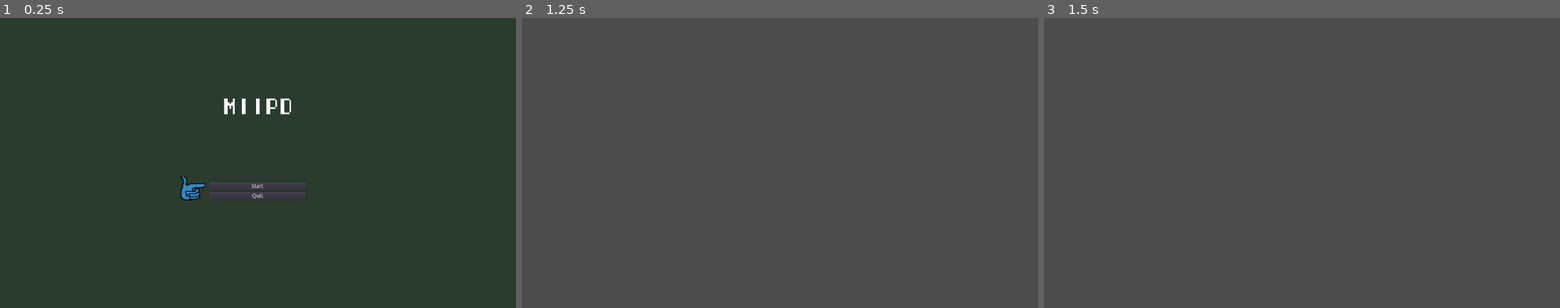
Above: before the commit, frames 1-3 (left to right).
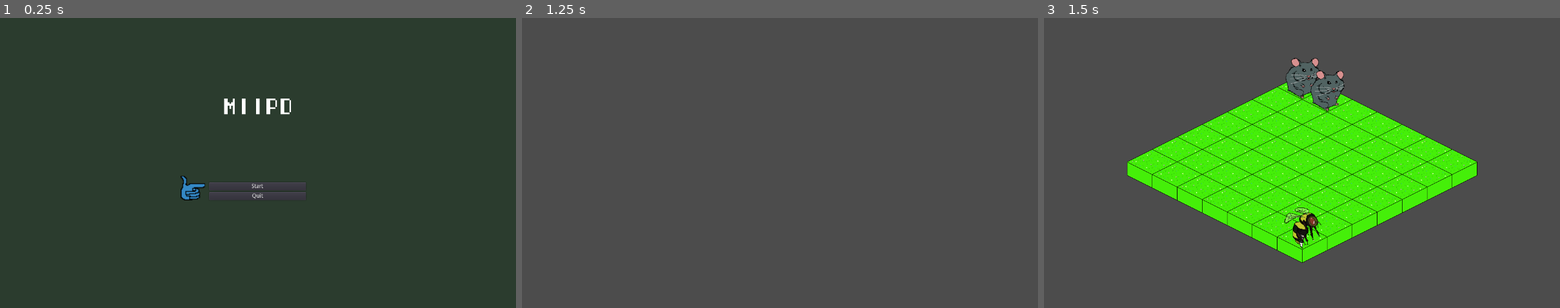
Above: after the commit, the same moments.

Repository: miishin/miipd
Game: Godot game, scene res://assets/scenes/main_menu.tscn
Same seed, same stepped clock (60 frames per second), same inputs: the game is played once before the commit and once after it.
Inputs (mouse positions are in pixels of both pictures, inside the frame that each line leads up to):
- Up to frame 1 (0.25 s): no input
- Up to frame 2 (1.25 s): click "Start" at 0.5 s
- Up to frame 3 (1.5 s): tap Enter at 1.25 s; move the mouse to (1415, 148) at 1.27 s; hold Right (ui_right) from 1.28 s (still down); hold Space (ui_select) from 1.28 s (still down); click (1415, 148) at 1.42 s

Frames 1-2 are identical in both runs. In frame 3, 24% of the frame differs, in the area x 16-84%, y 13-85%.

Commit message:
Units must be moved in order of their speed (#18)
* access first stage from character select screen

* add turn order, combine manager and game window

* change git attributes

* add gutconfig for running tests in vscode

* update turn queue properly

Diff:
--- a/assets/scenes/game.tscn
+++ b/assets/scenes/game.tscn
@@ -1,6 +1,132 @@
-[gd_scene load_steps=2 format=2]
+[gd_scene load_steps=4 format=2]
 
 [ext_resource path="res://assets/scripts/manager.gd" type="Script" id=1]
+[ext_resource path="res://assets/scenes/cursor_menu.tscn" type="PackedScene" id=2]
+[ext_resource path="res://assets/graphics/sprites/cursor.png" type="Texture" id=3]
 
 [node name="Node2D" type="Node2D"]
+position = Vector2( 640, 0 )
 script = ExtResource( 1 )
+
+[node name="Menu" parent="." instance=ExtResource( 2 )]
+visible = false
+margin_left = -632.0
+margin_top = 16.0
+margin_right = -632.0
+margin_bottom = 16.0
+
+[node name="Move" type="Button" parent="Menu"]
+margin_left = 80.0
+margin_top = 8.0
+margin_right = 256.0
+margin_bottom = 28.0
+text = "Move"
+__meta__ = {
+"_edit_use_anchors_": false
+}
+
+[node name="Fight" type="Button" parent="Menu"]
+margin_left = 80.0
+margin_top = 28.0
+margin_right = 256.0
+margin_bottom = 48.0
+text = "Fight"
+__meta__ = {
+"_edit_use_anchors_": false
+}
+
+[node name="Cursor" type="Sprite" parent="."]
+visible = false
+rotation = 1.56742
+scale = Vector2( 2, 2 )
+z_index = 3
+texture = ExtResource( 3 )
+
+[node name="HUD" type="Panel" parent="."]
+visible = false
+margin_left = -624.0
+margin_top = 616.0
+margin_right = -560.0
+margin_bottom = 696.0
+__meta__ = {
+"_edit_use_anchors_": false
+}
+
+[node name="Stats" type="GridContainer" parent="HUD"]
+margin_left = 8.0
+margin_top = 8.0
+margin_right = 48.0
+margin_bottom = 58.0
+columns = 2
+__meta__ = {
+"_edit_use_anchors_": false
+}
+
+[node name="HP" type="Label" parent="HUD/Stats"]
+margin_right = 32.0
+margin_bottom = 14.0
+text = "HP:"
+
+[node name="HPVal" type="Label" parent="HUD/Stats"]
+margin_left = 36.0
+margin_right = 44.0
+margin_bottom = 14.0
+text = "0"
+
+[node name="ATK" type="Label" parent="HUD/Stats"]
+margin_top = 18.0
+margin_right = 32.0
+margin_bottom = 32.0
+text = "ATK:"
+__meta__ = {
+"_edit_use_anchors_": false
+}
+
+[node name="ATKVal" type="Label" parent="HUD/Stats"]
+margin_left = 36.0
+margin_top = 18.0
+margin_right = 44.0
+margin_bottom = 32.0
+text = "0"
+
+[node name="DEF" type="Label" parent="HUD/Stats"]
+margin_top = 36.0
+margin_right = 32.0
+margin_bottom = 50.0
+text = "DEF: "
+__meta__ = {
+"_edit_use_anchors_": false
+}
+
+[node name="DEFVal" type="Label" parent="HUD/Stats"]
+margin_left = 36.0
+margin_top = 36.0
+margin_right = 44.0
+margin_bottom = 50.0
+text = "0"
+
+[node name="SPD" type="Label" parent="HUD/Stats"]
+margin_top = 54.0
+margin_right = 32.0
+margin_bottom = 68.0
+text = "SPD:"
+
+[node name="SPDVal" type="Label" parent="HUD/Stats"]
+margin_left = 36.0
+margin_top = 54.0
+margin_right = 44.0
+margin_bottom = 68.0
+text = "0"
+
+[node name="HBoxContainer" type="HBoxContainer" parent="."]
+margin_left = -416.363
+margin_top = 642.0
+margin_right = 399.637
+margin_bottom = 696.0
+__meta__ = {
+"_edit_use_anchors_": false
+}
+[connection signal="fight" from="." to="." method="fight"]
+[connection signal="move" from="." to="." method="move"]
+[connection signal="button_down" from="Menu/Move" to="." method="_on_move_button_down"]
+[connection signal="button_down" from="Menu/Fight" to="." method="_on_fight_button_down"]
--- a/assets/scenes/game_window.tscn
+++ /dev/null
@@ -1,110 +0,0 @@
-[gd_scene load_steps=4 format=2]
-
-[ext_resource path="res://assets/scripts/game_window.gd" type="Script" id=1]
-[ext_resource path="res://assets/scenes/cursor_menu.tscn" type="PackedScene" id=4]
-[ext_resource path="res://assets/graphics/sprites/cursor.png" type="Texture" id=6]
-
-[node name="Node2D" type="Node2D"]
-position = Vector2( 640, 0 )
-script = ExtResource( 1 )
-
-[node name="Menu" parent="." instance=ExtResource( 4 )]
-visible = false
-margin_left = -632.0
-margin_top = 16.0
-margin_right = -632.0
-margin_bottom = 16.0
-
-[node name="Move" type="Button" parent="Menu"]
-margin_left = 80.0
-margin_top = 8.0
-margin_right = 256.0
-margin_bottom = 28.0
-text = "Move"
-__meta__ = {
-"_edit_use_anchors_": false
-}
-
-[node name="Fight" type="Button" parent="Menu"]
-margin_left = 80.0
-margin_top = 28.0
-margin_right = 256.0
-margin_bottom = 48.0
-text = "Fight"
-__meta__ = {
-"_edit_use_anchors_": false
-}
-
-[node name="Cursor" type="Sprite" parent="."]
-visible = false
-rotation = 1.56742
-scale = Vector2( 2, 2 )
-z_index = 3
-texture = ExtResource( 6 )
-
-[node name="HUD" type="Panel" parent="."]
-visible = false
-margin_left = -624.0
-margin_top = 616.0
-margin_right = -560.0
-margin_bottom = 680.0
-__meta__ = {
-"_edit_use_anchors_": false
-}
-
-[node name="Stats" type="GridContainer" parent="HUD"]
-margin_left = 8.0
-margin_top = 8.0
-margin_right = 48.0
-margin_bottom = 58.0
-columns = 2
-__meta__ = {
-"_edit_use_anchors_": false
-}
-
-[node name="HP" type="Label" parent="HUD/Stats"]
-margin_right = 32.0
-margin_bottom = 14.0
-text = "HP:"
-
-[node name="HPVal" type="Label" parent="HUD/Stats"]
-margin_left = 36.0
-margin_right = 44.0
-margin_bottom = 14.0
-text = "0"
-
-[node name="ATK" type="Label" parent="HUD/Stats"]
-margin_top = 18.0
-margin_right = 32.0
-margin_bottom = 32.0
-text = "ATK:"
-__meta__ = {
-"_edit_use_anchors_": false
-}
-
-[node name="ATKVal" type="Label" parent="HUD/Stats"]
-margin_left = 36.0
-margin_top = 18.0
-margin_right = 44.0
-margin_bottom = 32.0
-text = "0"
-
-[node name="DEF" type="Label" parent="HUD/Stats"]
-margin_top = 36.0
-margin_right = 32.0
-margin_bottom = 50.0
-text = "DEF: "
-__meta__ = {
-"_edit_use_anchors_": false
-}
-
-[node name="DEFVal" type="Label" parent="HUD/Stats"]
-margin_left = 36.0
-margin_top = 36.0
-margin_right = 44.0
-margin_bottom = 50.0
-text = "0"
-[connection signal="fight" from="." to="." method="fight"]
-[connection signal="move" from="." to="." method="move"]
-[connection signal="button_down" from="Menu/Move" to="." method="_on_move_button_down"]
-[connection signal="button_down" from="Menu/Fight" to="." method="_on_fight_button_down"]
--- a/assets/scenes/tile.tscn
+++ b/assets/scenes/tile.tscn
@@ -6,6 +6,7 @@
 [ext_resource path="res://assets/graphics/tilesets/tile_highlight.png" type="Texture" id=4]
 
 [sub_resource type="AtlasTexture" id=1]
+flags = 4
 atlas = ExtResource( 3 )
 region = Rect2( 0, 0, 123, 61 )
 
--- a/assets/scripts/board.gd
+++ b/assets/scripts/board.gd
@@ -111,3 +111,6 @@
 		if enemy.occupied_tile == coordinates:
 			return enemy
 	return null
+
+func get_tile(pos: Vector2) -> Tile:
+	return tiles[pos.x][pos.y]
--- a/assets/scripts/character_select.gd
+++ b/assets/scripts/character_select.gd
@@ -1,3 +1,7 @@
 extends Control
 
 var possible_characters
+
+func _input(event : InputEvent):
+	if event.is_action_pressed("ui_accept"):
+		get_tree().change_scene("res://assets/scenes/game.tscn")
--- a/assets/scripts/character_selection_scroll.gd
+++ b/assets/scripts/character_selection_scroll.gd
@@ -7,7 +7,6 @@
 
 func _process(delta : float) -> void:
 	speed = lerp(speed, 0.0, SCROLL_DECCELERATION * delta)
-	$Viewport.get_children()
 
 func _input(event : InputEvent) -> void:
 	if event.is_action("ui_left"):
--- a/assets/scripts/game_window.gd
+++ /dev/null
@@ -1,109 +0,0 @@
-extends Node2D
-class_name GameWindow
-
-var board : Board
-
-var cursor_pos = Vector2(0, 0)
-var unit_pos = Vector2(0, 0)
-var action : bool
-var signal_callback : String
-var current_unit : Unit
-
-signal move
-signal fight
-
-# Initialize window with a board and the player's units
-func init(b: Board, playerunits: Array) -> void:
-	board = b
-	add_child(board)
-	current_unit = playerunits[0]
-	for player in playerunits:
-		add_child(player)
-
-func _input(event: InputEvent) -> void:
-	if $Menu.is_visible():
-		return
-	if action and event.is_action_pressed("ui_accept"):
-		emit_signal(signal_callback)
-		return
-	if event.is_action_pressed("ui_select") and cursor_pos == unit_pos:
-		$Menu.buttons[0].grab_focus()
-		$Menu.current_selection = 0
-		$Menu._move_cursor()
-		$Menu.show()
-		board.hightlight_tiles(board.find_accessible_tiles(
-			board.tiles[cursor_pos.x][cursor_pos.y], current_unit.mov))
-		return
-	if event.is_action_pressed("ui_cancel"):
-		$Menu.hide()
-		return
-
-	var dx = 0
-	var dy = 0
-	if Input.is_action_just_pressed("ui_right"):
-		dx += 1
-	if Input.is_action_just_pressed("ui_left"):
-		dx -= 1
-	if Input.is_action_just_pressed("ui_up"):
-		dy -= 1
-	if Input.is_action_just_pressed("ui_down"):
-		dy += 1
-
-	if (dx != 0 or dy != 0) and not $Cursor.is_visible():
-		place_cursor(true)
-		return
-	board.tiles[cursor_pos.x][cursor_pos.y].deselect()
-	cursor_pos.x = (int(cursor_pos.x) + dx + 7) % 7
-	cursor_pos.y = (int(cursor_pos.y) + dy + 7) % 7
-	place_cursor()
-
-func place_cursor(show = false) -> void:
-	var tile_position = board.convert_coordinate(Vector2(cursor_pos.x, cursor_pos.y))
-	$Cursor.position = Vector2(tile_position[0], tile_position[1])
-	$Cursor.position.y -= 50
-	$Cursor.position.x -= 10
-	board.tiles[cursor_pos.x][cursor_pos.y].select()
-	if show:
-		$Cursor.show()
-	update_hud()
-
-func update_hud() -> void:
-	var unit : Unit
-	unit = board.get_enemy(cursor_pos)
-	if cursor_pos == unit_pos:
-		unit = current_unit
-	if not unit:
-		$HUD.hide()
-		return
-
-	$HUD/Stats/ATKVal.text = str(unit.atk)
-	$HUD/Stats/HPVal.text = str(unit.hp)
-	$HUD/Stats/DEFVal.text = str(unit.def)
-	$HUD.show()
-
-func _on_move_button_down() -> void:
-	action = true
-	signal_callback = "move"
-	$Menu.hide()
-
-func move() -> void:
-	if not board.tiles[cursor_pos.x][cursor_pos.y].is_highlighted():
-		return
-	var tile_path = board._pathfinder(board.tiles[unit_pos.x][unit_pos.y],
-		board.tiles[cursor_pos.x][cursor_pos.y], current_unit.mov)
-	tile_path = tile_path.slice(1, len(tile_path) - 1)
-	board.unhighlight_tiles(board.find_accessible_tiles(board.tiles[unit_pos.x][unit_pos.y], current_unit.mov))
-	current_unit.move_path(board.tile_coordinates(tile_path))
-	unit_pos = cursor_pos
-	action = false
-
-func _on_fight_button_down() -> void:
-	action = true
-	signal_callback = "fight"
-	$Menu.hide()
-
-func fight() -> void:
-	var enemy = board.get_enemy(cursor_pos)
-	if enemy:
-		current_unit.fight(enemy)
-		action = false
--- a/assets/scripts/main_menu.gd
+++ b/assets/scripts/main_menu.gd
@@ -2,6 +2,7 @@
 
 
 func _ready():
+	randomize()
 	pass
 
 func _on_quit_pressed():
--- a/assets/scripts/manager.gd
+++ b/assets/scripts/manager.gd
@@ -1,24 +1,168 @@
 extends Node2D
+class_name GameWindow
 
-const game_window = preload("res://assets/scenes/game_window.tscn")
 const hamster = preload("res://assets/scenes/units/hamster.tscn")
 
-var window
-var player_units
-var stage_number
+var board : Board
+
+var action          : bool
+var player_turn     : bool
+var stage_number    : int
+var all_units       : Array
+var turn_queue      : Array
+var player_units    : Array
+var signal_callback : String
+var current_unit    : Unit
+
+var cursor_pos = Vector2(0, 0)
+
+signal move
+signal fight
 
 # Called when the node enters the scene tree for the first time.
 func _ready() -> void:
-	init([hamster.instance()])
+	init([hamster.instance(), hamster.instance()])
 
-func init(player_units: Array) -> void:
+func set_coordinates(b : Board, units : Array) -> void:
+	var i = 0
+	for p in units:
+		var t = Vector2(i, 0)
+		p.position = b.convert_coordinate(t)
+		p.occupied_tile = t
+		i += 1
+
+func init_units() -> void:
+	all_units = []
+	turn_queue = []
+	for unit in player_units:
+		all_units.append(unit)
+		turn_queue.append(unit)
+	for unit in board.enemy_units:
+		all_units.append(unit)
+		turn_queue.append(unit)
+	turn_queue.sort_custom(self, "spd_comparator")
+
+func spd_comparator(unit1 : Unit, unit2 : Unit) -> int:
+	return unit1.spd > unit2.spd
+
+# Initialize window with a board and the player's units
+func init(units: Array) -> void:
 	stage_number = 0
-	var board = Board.new(7, 7)
-	set_coordinates(board, player_units)
-	window = game_window.instance()
-	window.init(board, player_units)
-	add_child(window)
+	board = Board.new(7, 7)
+	player_units = units
 
-func set_coordinates(b : Board, player_units: Array) -> void:
-	for p in player_units:
-		p.position = b.convert_coordinate(Vector2(0, 0))
+	set_coordinates(board, units)
+	add_child(board)
+
+	for unit in units:
+		add_child(unit)
+	init_units()
+	current_unit = turn_queue[0]
+	if current_unit in player_units:
+		player_turn = true
+
+func _input(event: InputEvent) -> void:
+	if !player_turn:
+		return
+	if $Menu.is_visible():
+		return
+	if action and event.is_action_pressed("ui_accept"):
+		perform_action()
+		return
+	if event.is_action_pressed("ui_select") and cursor_pos == current_unit.occupied_tile:
+		$Menu.buttons[0].grab_focus()
+		$Menu.current_selection = 0
+		$Menu._move_cursor()
+		$Menu.show()
+		board.hightlight_tiles(board.find_accessible_tiles(
+			board.tiles[cursor_pos.x][cursor_pos.y], current_unit.mov))
+		return
+	if event.is_action_pressed("ui_cancel"):
+		$Menu.hide()
+		return
+
+	move_cursor()
+	place_cursor()
+
+func perform_action() -> void:
+	emit_signal(signal_callback)
+	$Cursor.visible = false
+	player_turn = false
+	board.get_tile(cursor_pos).deselect()
+	update_turn_queue()
+
+func update_turn_queue() -> void:
+	var current = turn_queue[0]
+	turn_queue = turn_queue.slice(1, len(turn_queue) - 1, 1) + [current]
+	current_unit = turn_queue[0]
+	player_turn = true
+
+func move_cursor() -> void:
+	var dx = 0
+	var dy = 0
+	if Input.is_action_just_pressed("ui_right"):
+		dx += 1
+	if Input.is_action_just_pressed("ui_left"):
+		dx -= 1
+	if Input.is_action_just_pressed("ui_up"):
+		dy -= 1
+	if Input.is_action_just_pressed("ui_down"):
+		dy += 1
+
+	if (dx != 0 or dy != 0) and not $Cursor.is_visible():
+		place_cursor(true)
+		return
+	board.get_tile(cursor_pos).deselect()
+	cursor_pos.x = (int(cursor_pos.x) + dx + 7) % 7
+	cursor_pos.y = (int(cursor_pos.y) + dy + 7) % 7
+
+func place_cursor(show = false) -> void:
+	$Cursor.position = board.convert_coordinate(cursor_pos)
+	$Cursor.position.y -= 50
+	$Cursor.position.x -= 10
+	board.get_tile(cursor_pos).select()
+	if show:
+		$Cursor.show()
+	update_hud()
+
+func update_hud() -> void:
+	var unit : Unit
+	for u in all_units:
+		if u.occupied_tile == cursor_pos:
+			unit = u
+	if not unit:
+		$HUD.hide()
+		return
+
+	$HUD/Stats/ATKVal.text = str(unit.atk)
+	$HUD/Stats/HPVal.text = str(unit.hp)
+	$HUD/Stats/DEFVal.text = str(unit.def)
+	$HUD/Stats/SPDVal.text = str(unit.spd)
+	$HUD.show()
+
+func _on_move_button_down() -> void:
+	action = true
+	signal_callback = "move"
+	$Menu.hide()
+
+func move() -> void:
+	if not board.get_tile(cursor_pos).is_highlighted():
+		return
+	var unit_tile = board.get_tile(current_unit.occupied_tile)
+	var tile_path = board._pathfinder(unit_tile, board.get_tile(cursor_pos), current_unit.mov)
+	tile_path = tile_path.slice(1, len(tile_path) - 1)
+	board.unhighlight_tiles(board.find_accessible_tiles(unit_tile, current_unit.mov))
+	current_unit.move_path(board.tile_coordinates(tile_path))
+	current_unit.occupied_tile = cursor_pos
+	action = false
+
+func _on_fight_button_down() -> void:
+	action = true
+	signal_callback = "fight"
+	$Menu.hide()
+
+func fight() -> void:
+	var enemy = board.get_enemy(cursor_pos)
+	if enemy:
+		current_unit.fight(enemy)
+		action = false
--- a/assets/scripts/tile.gd
+++ b/assets/scripts/tile.gd
@@ -51,7 +51,7 @@
 func unhighlight() -> void:
 	$Highlight.visible = false
 
-func is_highlighted() -> void:
+func is_highlighted() -> bool:
 	return $Highlight.visible
 
 func toggle_highlight() -> void:
--- a/assets/scripts/unit.gd
+++ b/assets/scripts/unit.gd
@@ -5,6 +5,7 @@
 
 var occupied_tile
 
+var spd = (randi() % 10) + 1
 var hp = 10
 var atk = 2
 var def = 1
--- a/project.godot
+++ b/project.godot
@@ -17,7 +17,7 @@
 "base": "Node2D",
 "class": "GameWindow",
 "language": "GDScript",
-"path": "res://assets/scripts/game_window.gd"
+"path": "res://assets/scripts/manager.gd"
 }, {
 "base": "Node2D",
 "class": "Tile",
@@ -63,6 +63,7 @@
 "events": [ Object(InputEventKey,"resource_local_to_scene":false,"resource_name":"","device":0,"alt":false,"shift":false,"control":false,"meta":false,"command":false,"pressed":false,"scancode":90,"unicode":0,"echo":false,"script":null)
 , Object(InputEventKey,"resource_local_to_scene":false,"resource_name":"","device":0,"alt":false,"shift":false,"control":false,"meta":false,"command":false,"pressed":false,"scancode":16777222,"unicode":0,"echo":false,"script":null)
 , Object(InputEventJoypadButton,"resource_local_to_scene":false,"resource_name":"","device":0,"button_index":0,"pressure":0.0,"pressed":false,"script":null)
+, Object(InputEventKey,"resource_local_to_scene":false,"resource_name":"","device":0,"alt":false,"shift":false,"control":false,"meta":false,"command":false,"pressed":false,"scancode":16777221,"unicode":0,"echo":false,"script":null)
  ]
 }
 
Not shown, added: .gutconfig.json
